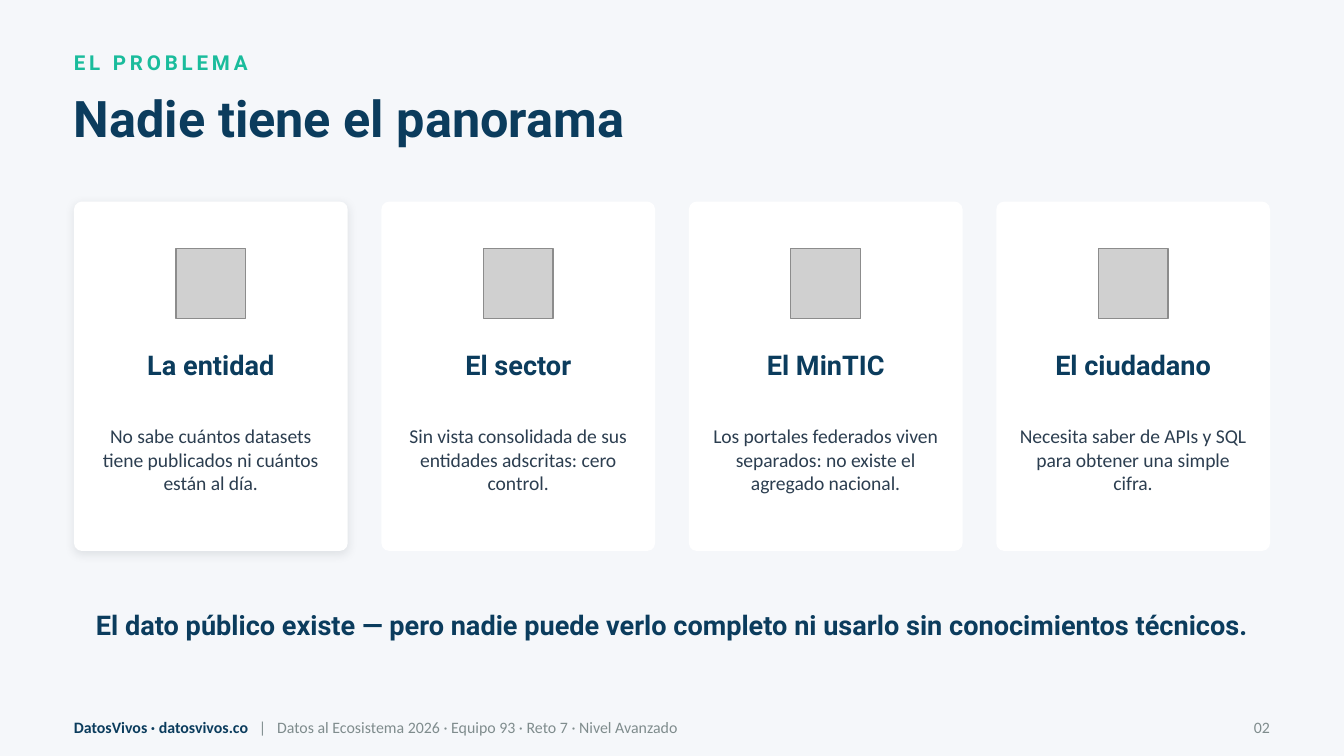
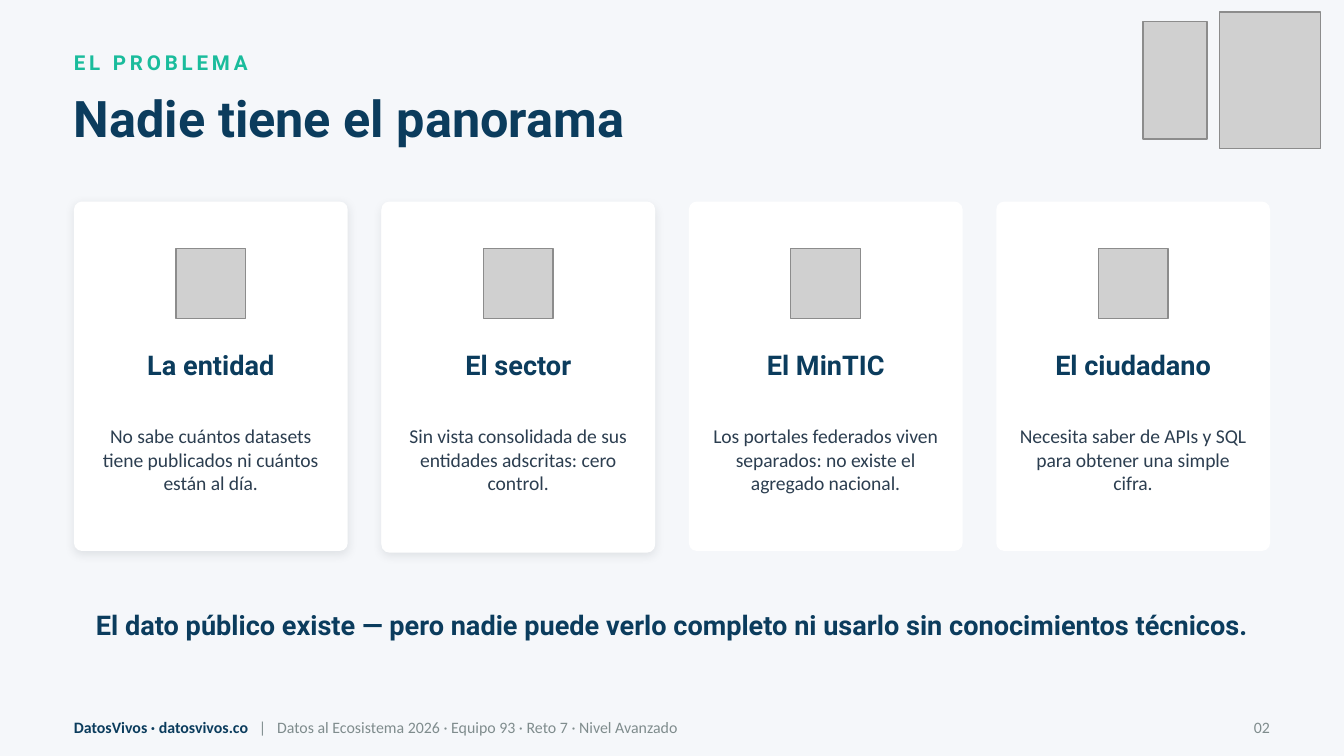
Before and after one commit to jsricop/DatosVivos, a slide deck: slide 2 of recursos/presentacion.pptx. Drawn at 1344x756 pixels with LibreOffice and Linux fonts; fonts in the diff are those of the drawing; grey boxes stand for pictures. Boxes give left, top, right and bottom in pixels: in the first picture for what was removed or moved away, otherwise in the second. Text is boxed around its words. In the diff, an @@ line names an element or a change of style, - is before the commit and + after.

```diff
--- a/recursos/presentacion.pptx
+++ b/recursos/presentacion.pptx
@@ picture added at box(1144, 22, 1208, 138) @@
@@ picture added at box(1219, 12, 1320, 148) @@
@@ rounded rectangle at box(382, 202, 656, 551): shadow off @@
@@ rounded rectangle added at box(382, 203, 656, 552), fill #FFFFFF @@
```
Also in this commit, not shown: 12 other slides changed, 5 other files.
